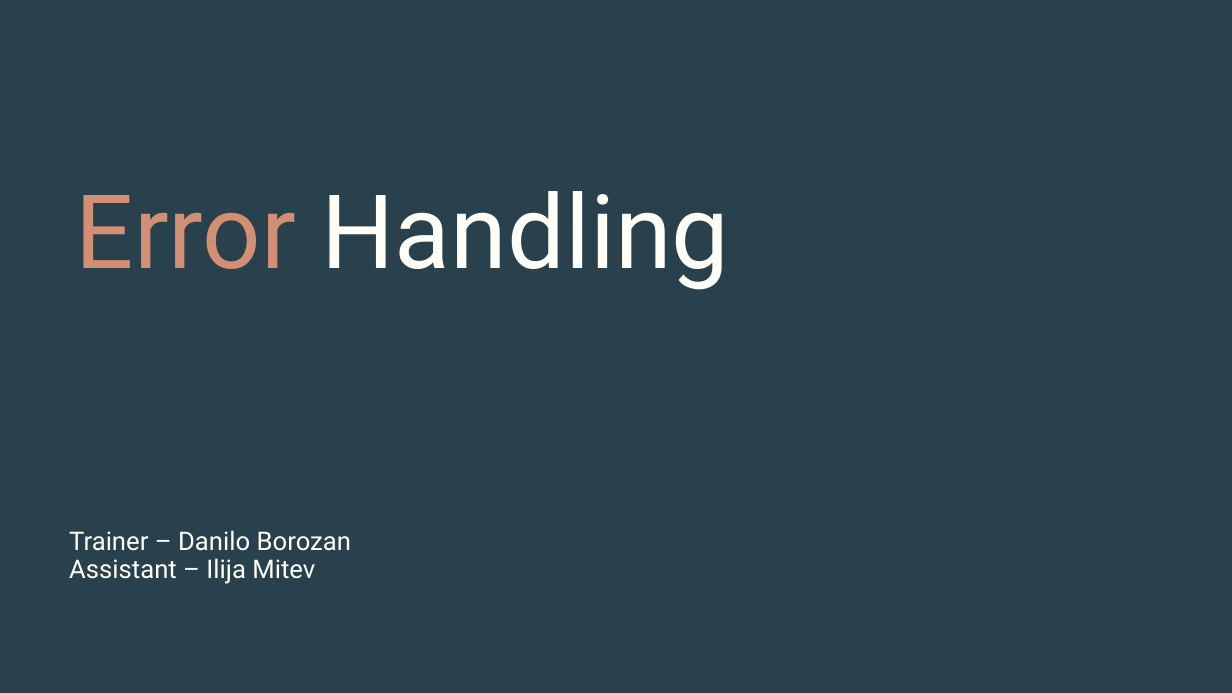
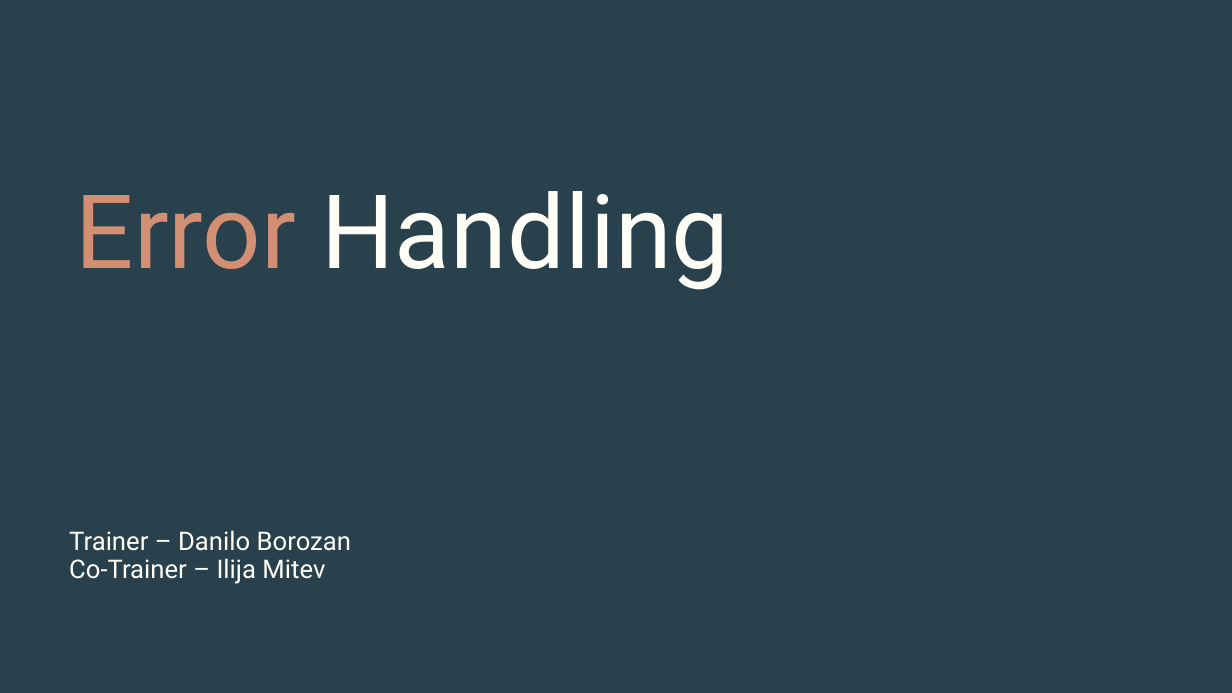
Before and after one commit to sedc-codecademy/mkwd12-net-05-oopcsharp, a slide deck: slide 1 of G2/Class09/C# Basic 09.pptx. Drawn at 1232x693 pixels with LibreOffice and Linux fonts; fonts in the diff are those of the drawing; background and template pictures are left out. Boxes give left, top, right and bottom in pixels: in the first picture for what was removed or moved away, otherwise in the second. Text is boxed around its words. In the diff, an @@ line names an element or a change of style, - is before the commit and + after.

Commit message:
code

```diff
--- a/G2/Class09/C# Basic 09.pptx
+++ b/G2/Class09/C# Basic 09.pptx
@@ text at (x1=69, y1=558, x2=325, y2=584): text changed @@
-Assistant – Ilija Mitev
+Co-Trainer – Ilija Mitev
```
